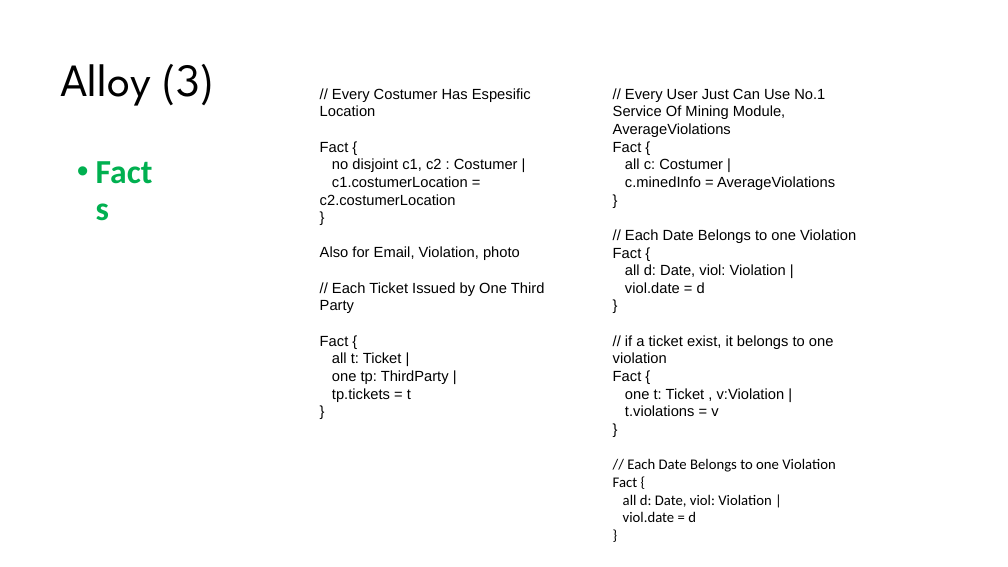
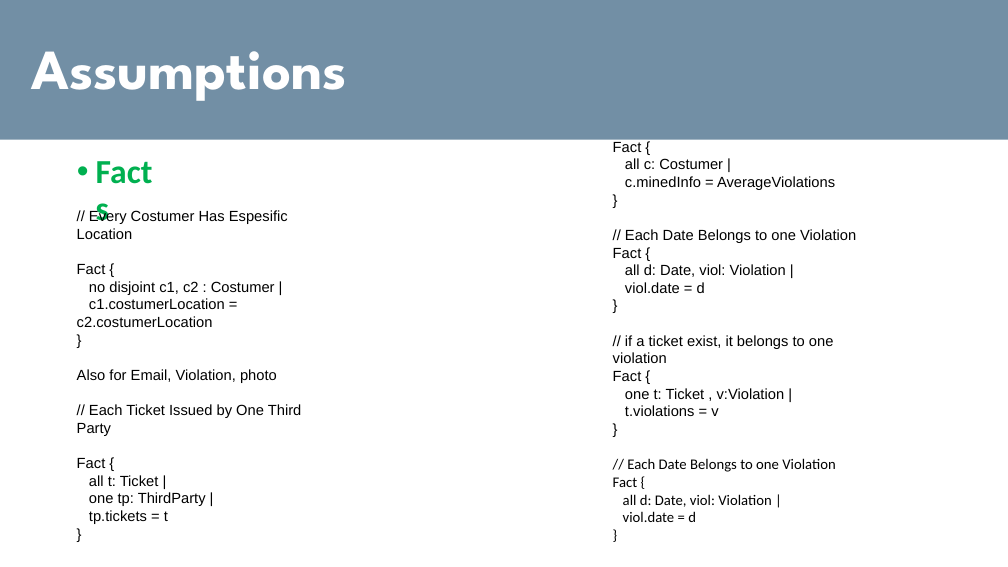
Before and after one commit to TiberioG/SoftwareEngineering2Polimi, a slide deck: slide 9 of Presentation1.pptx (slide 10 before the commit). Drawn at 1008x567 pixels with LibreOffice and Linux fonts; fonts in the diff are those of the drawing. Boxes give left, top, right and bottom in pixels: in the first picture for what was removed or moved away, otherwise in the second. Text is boxed around its words. In the diff, an @@ line names an element or a change of style, - is before the commit and + after.

```diff
--- a/Presentation1.pptx
+++ b/Presentation1.pptx
@@ rectangle added at (x1=0, y1=0, x2=1008, y2=140), fill #728FA5 @@
@@ text added at (x1=31, y1=51, x2=347, y2=101), 54 pt, text #FFFFFF, bold @@
+Assumptions
@@ title removed at (x1=60, y1=64, x2=215, y2=106) @@
-Alloy (3)
@@ text "// Every Costumer Has Espesific ..." moved from (x1=320, y1=88, x2=545, y2=402) to (x1=77, y1=210, x2=302, y2=524) @@
```
Also in this commit, not shown: 4 other slides changed, 9 slides added, 9 slides removed, 2 other files.
